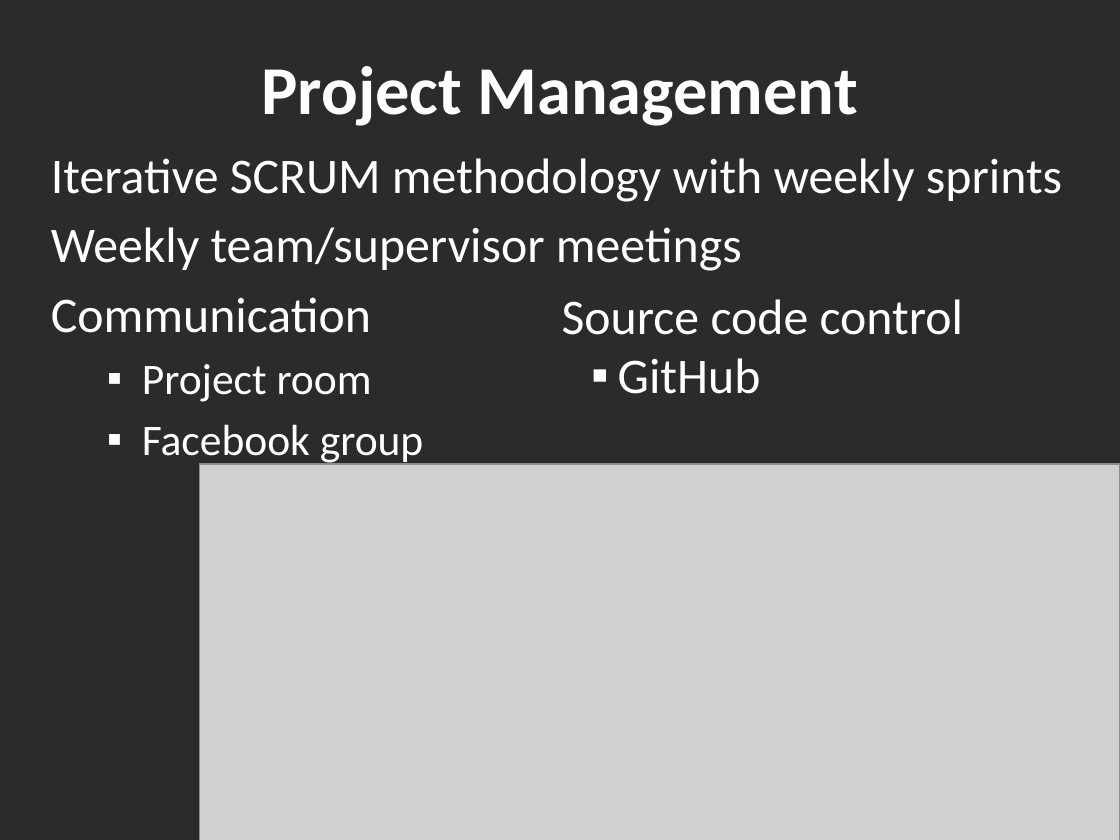
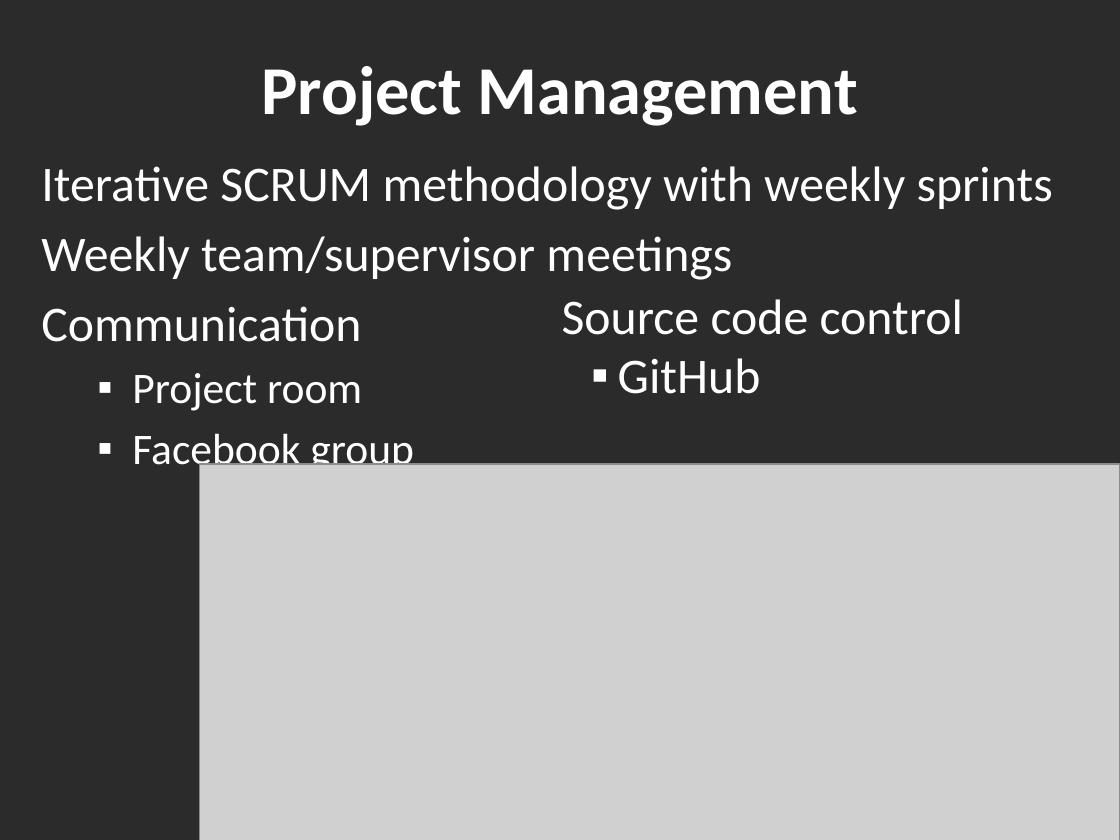
Before and after one commit to Hankli/VirtualEnvironments-Project, a slide deck: slide 7 of Documents/Presentations/Final Presentation v2.pptx. Drawn at 1120x840 pixels with LibreOffice and Linux fonts; fonts in the diff are those of the drawing; grey boxes stand for pictures; background and template pictures are left out; a plain dark background stands for a picture behind light text. Boxes give left, top, right and bottom in pixels: in the first picture for what was removed or moved away, otherwise in the second. Text is boxed around its words. In the diff, an @@ line names an element or a change of style, - is before the commit and + after.

```diff
--- a/Documents/Presentations/Final Presentation v2.pptx
+++ b/Documents/Presentations/Final Presentation v2.pptx
@@ text "Iterative SCRUM methodology with weekly ..." moved from (x1=51, y1=158, x2=1062, y2=466) to (x1=41, y1=166, x2=1053, y2=475) @@
```
Also in this commit, not shown: 5 other slides changed.
